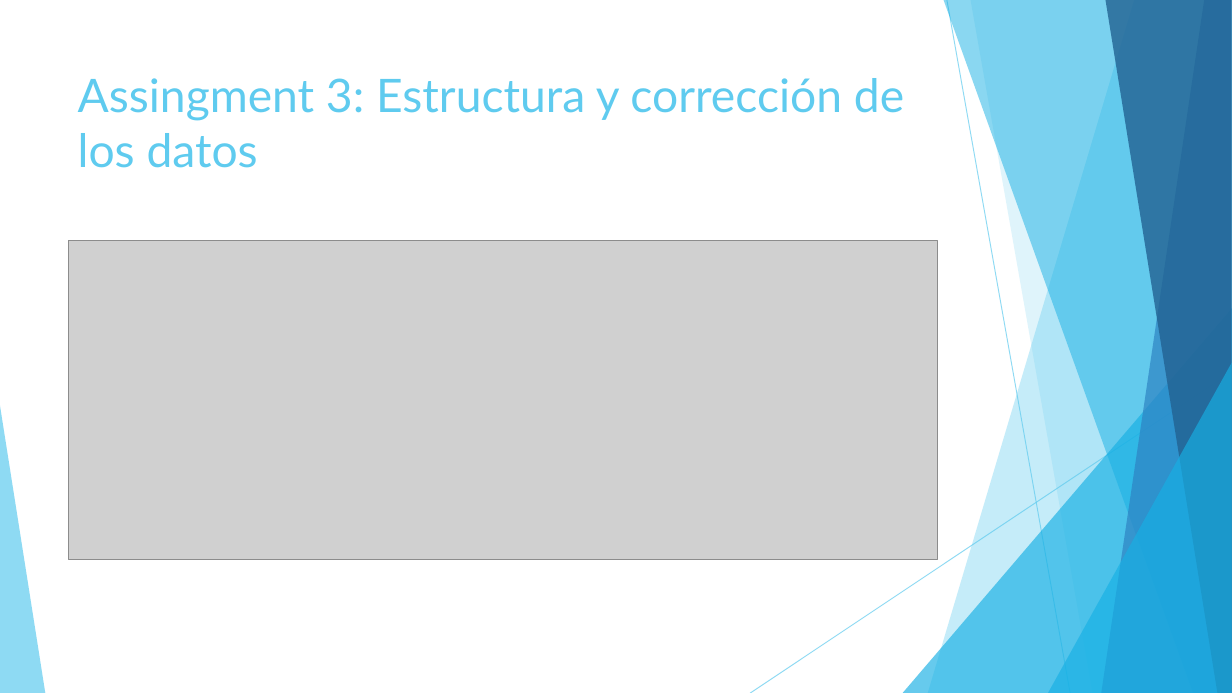
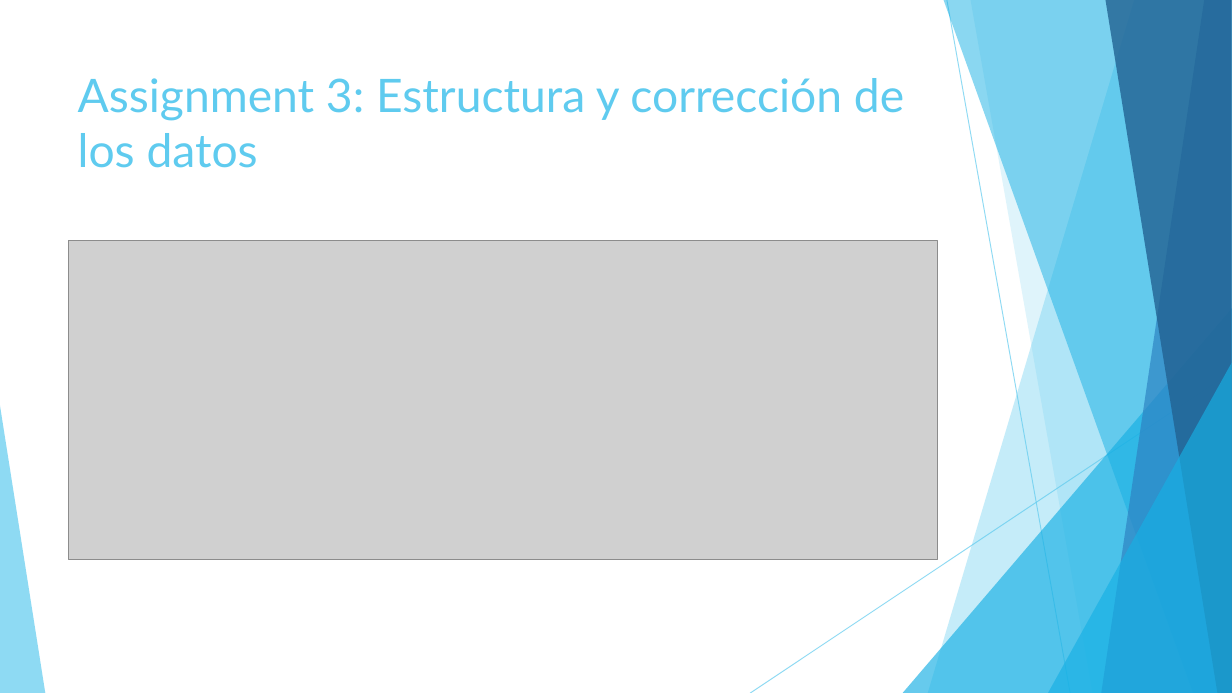
Before and after one commit to FacultadInformatica-LinkedData/Curso2017-2018, a slide deck: slide 4 of HandsOn/Group05/Web semántica G05.pptx. Drawn at 1232x693 pixels with LibreOffice and Linux fonts; fonts in the diff are those of the drawing; grey boxes stand for pictures. Boxes give left, top, right and bottom in pixels: in the first picture for what was removed or moved away, otherwise in the second. Text is boxed around its words. In the diff, an @@ line names an element or a change of style, - is before the commit and + after.

Commit message:
fix presentation

```diff
--- a/HandsOn/Group05/Web semántica G05.pptx
+++ b/HandsOn/Group05/Web semántica G05.pptx
@@ title at [78,78,904,168]: text changed @@
-Assingment 3: Estructura y corrección de los datos
+Assignment 3: Estructura y corrección de los datos
```
Also in this commit, not shown: 4 other slides changed.
